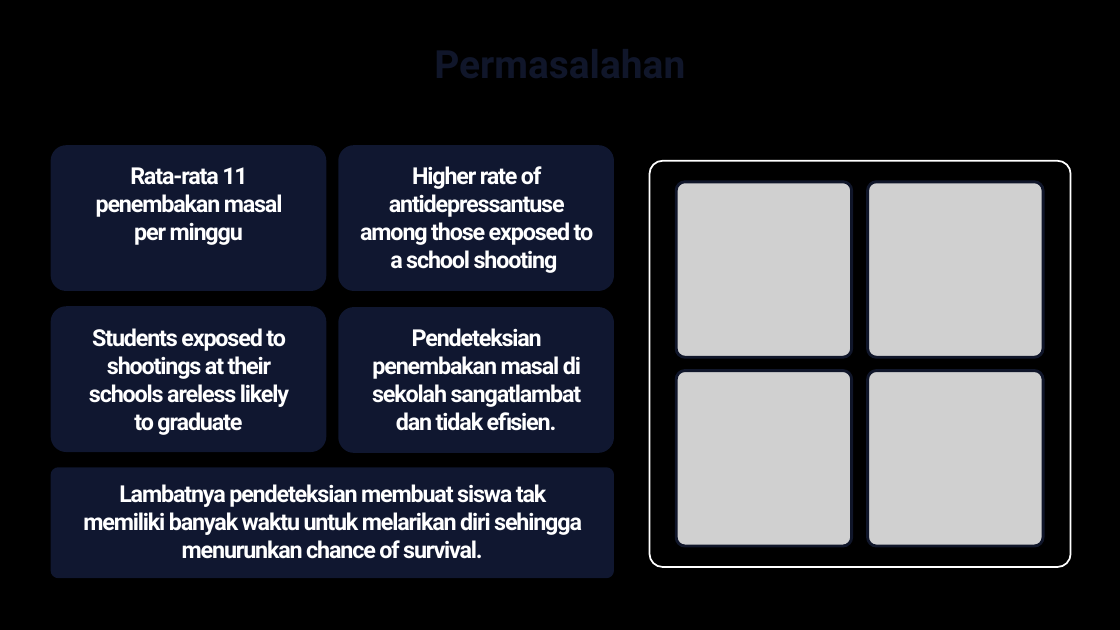
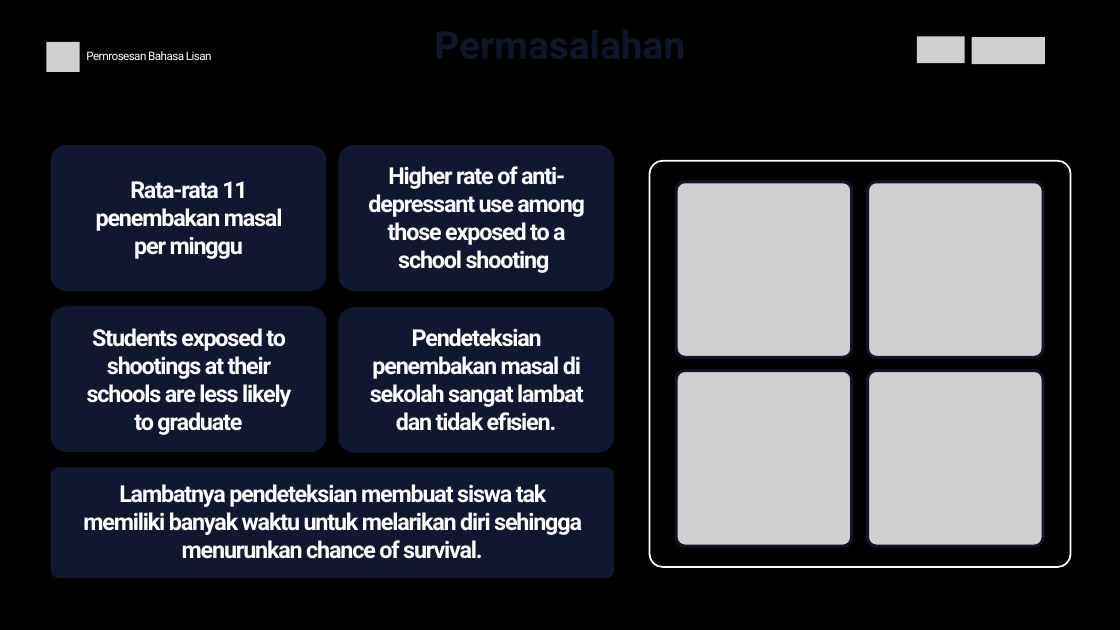
Before and after one commit to dhekmass12/mass-shooting-detector, a slide deck: slide 3 of Mass Shooting Detector.pptx. Drawn at 1120x630 pixels with LibreOffice and Linux fonts; fonts in the diff are those of the drawing; grey boxes stand for pictures; background and template pictures are left out. Boxes give left, top, right and bottom in pixels: in the first picture for what was removed or moved away, otherwise in the second. Text is boxed around its words. In the diff, an @@ line names an element or a change of style, - is before the commit and + after.

```diff
--- a/Mass Shooting Detector.pptx
+++ b/Mass Shooting Detector.pptx
@@ text "Permasalahan" rewrapped from (404,32,716,87) to (404,13,716,87) @@
@@ picture added at (46,42,80,72) @@
@@ text added at (86,51,212,60), 15 pt, text #FFFFFF @@
+Pemrosesan Bahasa Lisan
@@ picture added at (917,36,964,63) @@
@@ picture added at (972,37,1045,64) @@
@@ text "Rata-rata 11 penembakan masal per ...": place and size @@
-text "Rata-rata 11 penembakan masal per ..." at (96,167,283,245)
+text "Rata-rata 11 penembakan masal per ..." at (96,181,283,259)
@@ text at (368,166,585,273): text changed @@
-Higher rate of antidepressantuse among those exposed to a school shooting
+Higher rate of anti-depressant use among those exposed to a school shooting
@@ text at (87,328,291,435): spaces changed @@
-Students exposed to shootings at their schools areless likely to graduate
+Students exposed to shootings at their schools are less likely to graduate
@@ text at (370,328,584,431): spaces changed @@
-Pendeteksian penembakan masal di sekolah sangatlambat dan tidak efisien.
+Pendeteksian penembakan masal di sekolah sangat lambat dan tidak efisien.
```
Also in this commit, not shown: 5 other slides changed, 17 slides added, 5 slides removed, 5 other files.
